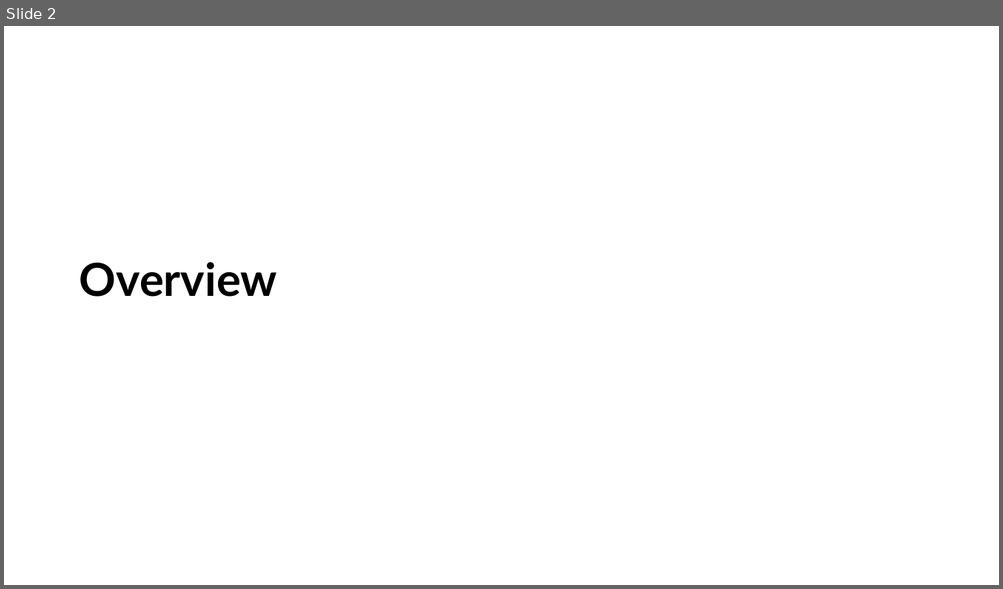
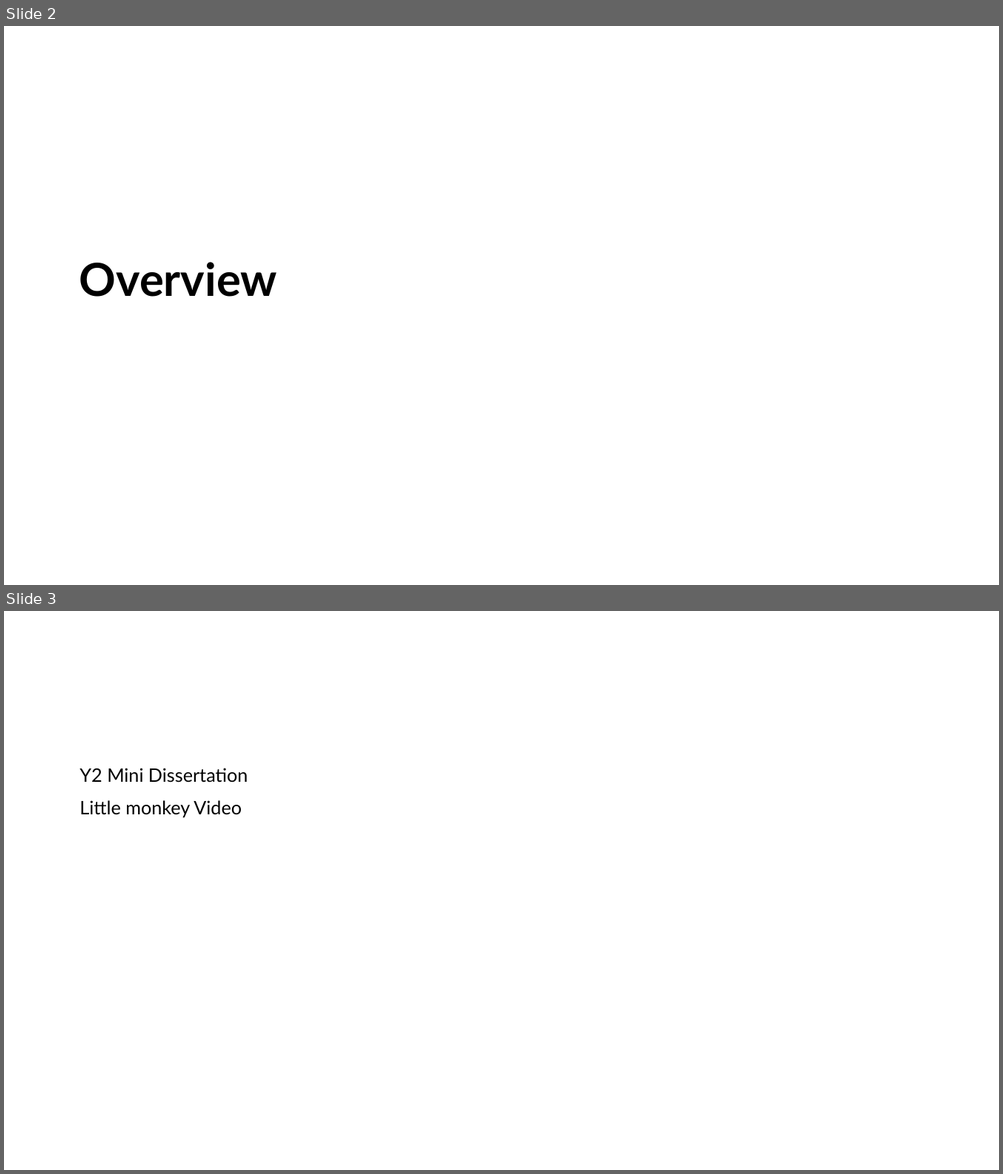
Before and after one commit to LittleMonkeyLab/PS52007Dslides, a slide deck: _site/lectures/Lecture08/PS51009Week8.pptx. Shown one above the other, each under a label of ours: slide 2 before the commit, slides 2 and 3 after it. The pictures are 1003x589 and 1003x1174 pixels, drawn with LibreOffice and Linux fonts; fonts in the diff are those of the drawing; background and template pictures are left out. Boxes give left, top, right and bottom in pixels: in the first picture for what was removed or moved away, otherwise in the second. Text is boxed around its words. In the diff, an @@ line names an element or a change of style, - is before the commit and + after.

```diff
--- a/_site/lectures/Lecture08/PS51009Week8.pptx
+++ b/_site/lectures/Lecture08/PS51009Week8.pptx
@@ slide 3 added at (x1=4, y1=611, x2=999, y2=1170), background #FFFFFF @@
@@ text added at (x1=79, y1=768, x2=248, y2=818), 18 pt, text #000000 @@
+Y2 Mini Dissertation
+Little monkey Video
```
Also in this commit, not shown: 1 slide changed, 1 other slide added, 36 other files.
